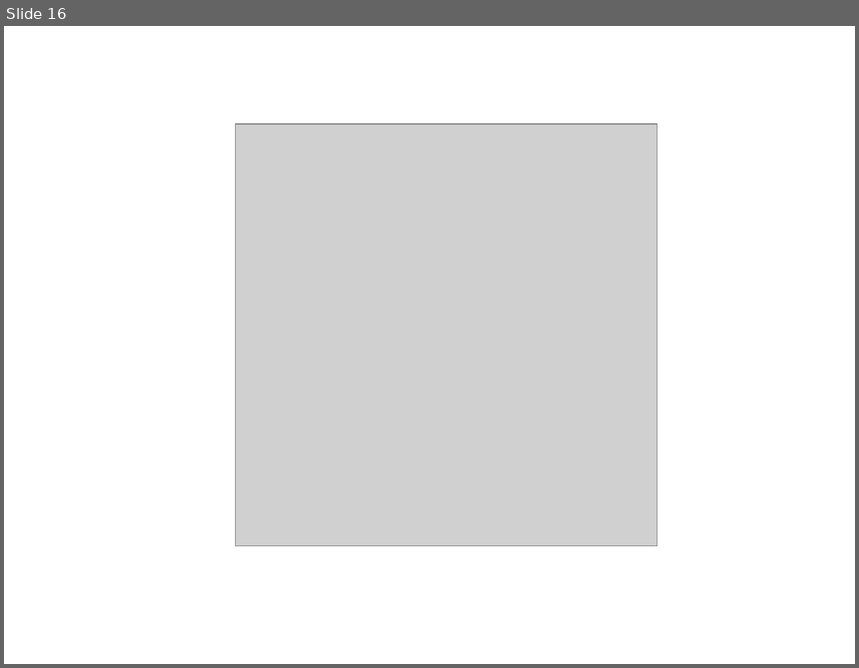
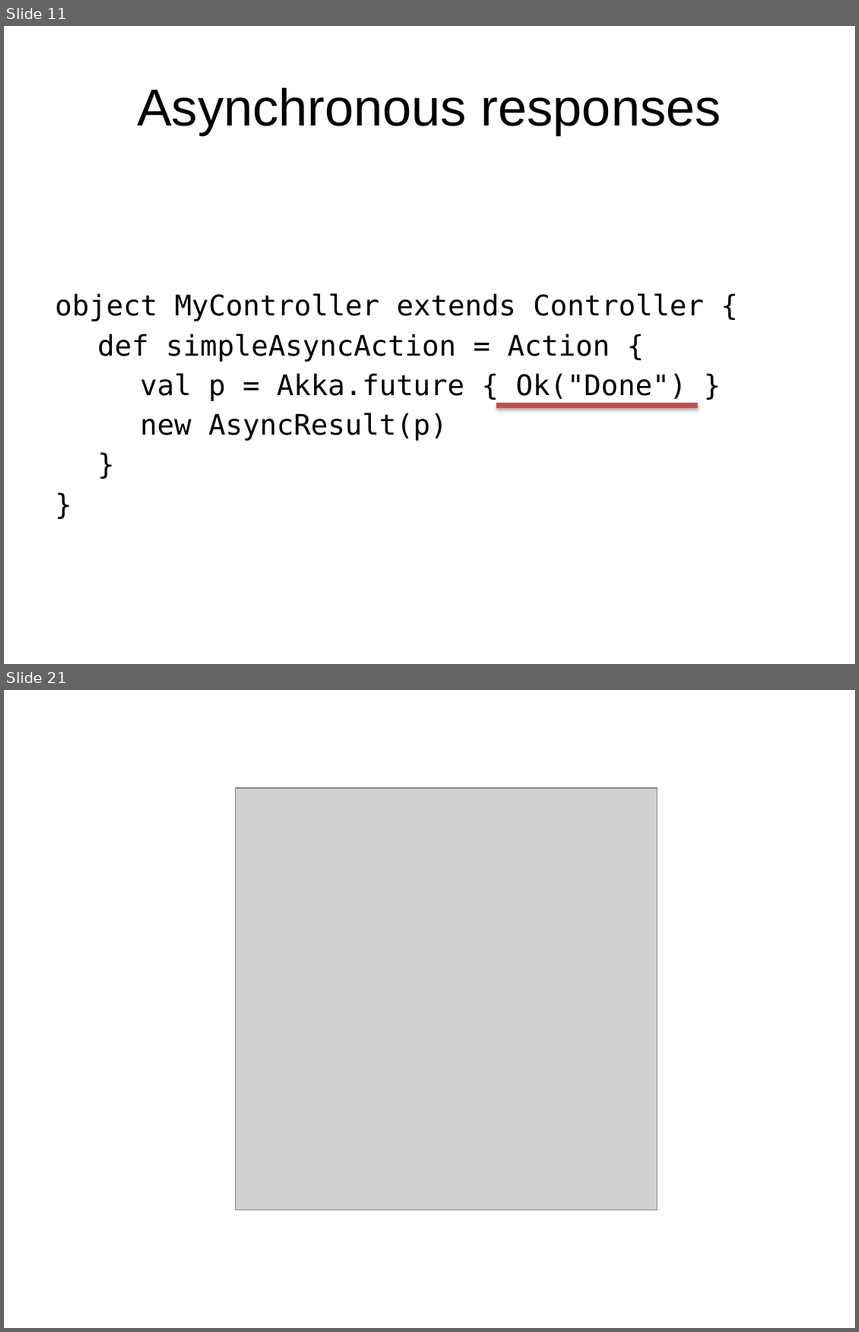
Before and after one commit to oscarrenalias/wjax-2012-play-async-apps, a slide deck: presentation/Asynchronous web apps with Play Framework 2.0.potx. Shown one above the other, each under a label of ours: slide 16 before the commit, slides 11 and 21 after it; the slides between them are not shown. The pictures are 859x668 and 859x1332 pixels, drawn with LibreOffice and Linux fonts; fonts in the diff are those of the drawing; grey boxes stand for pictures; background and template pictures are left out. Boxes give left, top, right and bottom in pixels: in the first picture for what was removed or moved away, otherwise in the second. Text is boxed around its words. In the diff, an @@ line names an element or a change of style, - is before the commit and + after.

```diff
--- a/presentation/Asynchronous web apps with Play Framework 2.0.potx
+++ b/presentation/Asynchronous web apps with Play Framework 2.0.potx
@@ slide 11 added at (4,26,855,664), background #FFFFFF @@
@@ title added at (137,88,721,135), 44 pt, text #000000 @@
+Asynchronous responses
@@ text added at (55,294,704,441), 24 pt, text #000000 @@
+object MyController extends Controller {
+def simpleAsyncAction = Action {
+val p = Akka.future { Ok("Done") }
+new AsyncResult(p)
+}
+}
@@ line added from (496, 406) to (698, 406), #C0504D 4.5 pt @@
@@ what was slide 16 is now slide 21 @@
```
Also in this commit, not shown: 9 slides changed, 9 other slides added, 5 slides removed.
